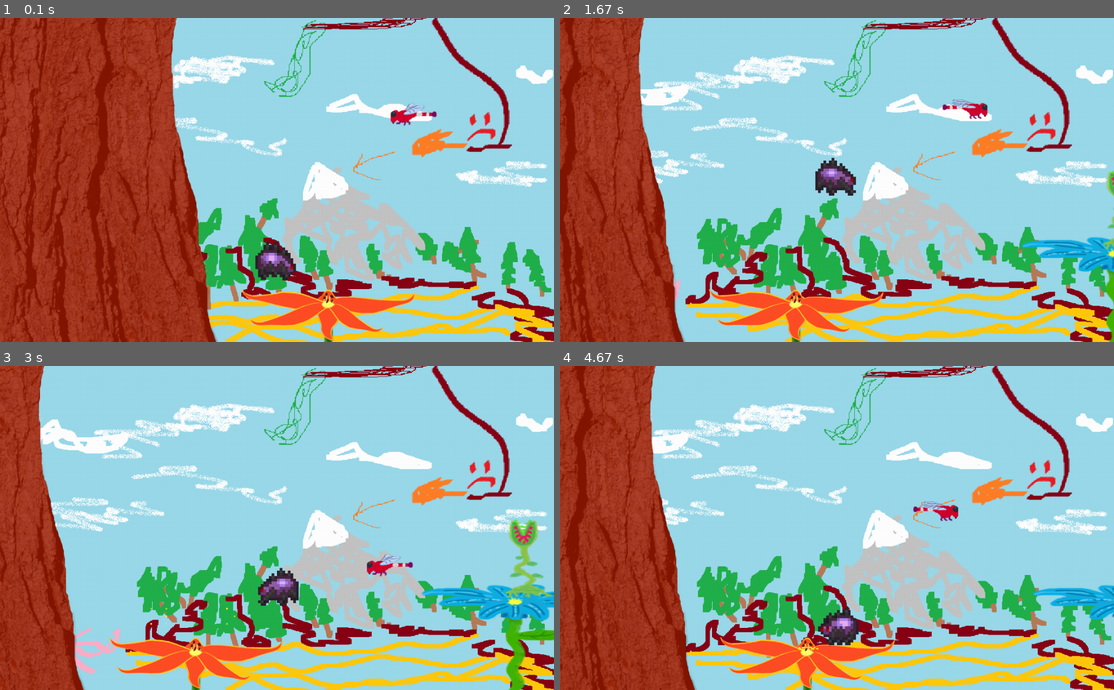
Above: before the commit, frames 1-4 (two rows, left to right).
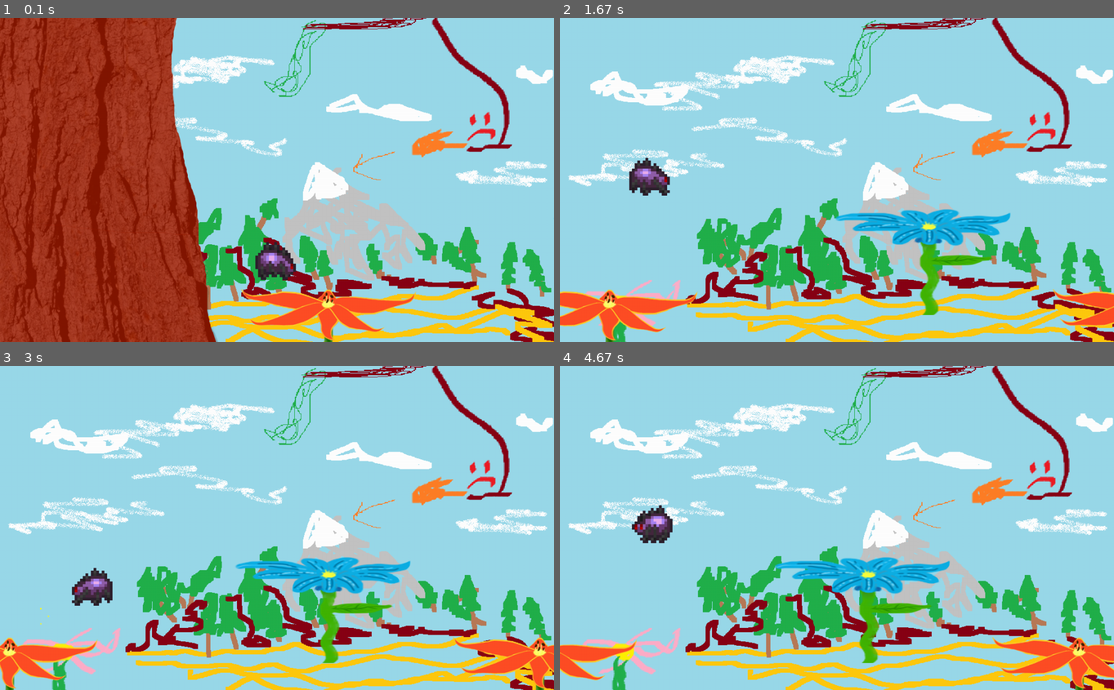
Above: after the commit, the same moments.

Repository: SwampWood/PyGame-shit
Game: pygame game, started from main.py
Two runs of this game, one before a commit and one after it. Both use one fixed random seed, a clock stepped at 60 frames per second and the inputs below.
Inputs (mouse positions are in pixels of both pictures, inside the frame that each line leads up to):
- Up to frame 1 (0.1 s): no input
- Up to frame 2 (1.67 s): hold B 0.33-0.8 s; hold D 0.33-0.8 s; tap B at 0.83 s; hold D 1.17-1.63 s; tap Space at 1.23, 1.53 s
- Up to frame 3 (3 s): right-click (105, 602) at 1.72 s; hold D 2-2.47 s; move the mouse to (360, 414) at 2.03 s; tap Space at 2.07, 2.37, 2.57, 2.87 s; hold A from 2.5 s (still down)
- Up to frame 4 (4.67 s): release A at 3.03 s; hold A 3.07-3.47 s; tap Space at 3.13, 3.43, 3.57, 3.87, 4.23, 4.53 s; hold D 3.5-4.13 s; hold A 4.17-4.63 s

The runs differ from the first frame. In frame 1, 0.3% of the frame differs, in the area x 70-79%, y 26-34%; in frame 2, 26%; in frame 3, 21%; in frame 4, 28%, in the area x 0-100%, y 0-100%.

Commit message:
Камера для босса

Diff:
--- a/main.py
+++ b/main.py
@@ -41,6 +41,7 @@
     # зададим начальный сдвиг камеры
     def __init__(self):
         self.dx = 0
+        self.boss = False
 
     # сдвинуть объект obj на смещение камеры
     def apply(self, obj):
@@ -55,8 +56,18 @@
 
     # позиционировать камеру на объекте target
     def update(self, target):
-        self.dx = -(target.rect.x + target.rect.w // 2 - width // 2)
-        player.save_point[0] += self.dx
+        if not self.boss:
+            self.dx = -(target.rect.x + target.rect.w // 2 - width // 2)
+            player.save_point[0] += self.dx
+        else:
+            self.dx = -(target.rect.x - width // 8)
+            player.save_point[0] += self.dx
+
+    def BossCamTurn(self):
+        if self.boss:
+            self.boss = False
+        else:
+            self.boss = True
 
 
 class Border(pygame.sprite.Sprite):
@@ -588,14 +599,8 @@
     enemy_flower = load_image('VenusFlyTrapAnimation.png')
     TreeBorder()
     FlowerPlatform(20, 500, 1)
-    FlowerPlatform(600, 400, 0)
-    FlowerPlatform(2000, 300, 2)
-    Enemy(750, 280, enemy_flower, 6)
-    TreeBranch(1500, 0, 0)
-    TreeBranch(2500, 0, 1)
-    TreeBranch(3000, 0, 2)
-    FlowerPlatform(1000, 300, 2)
-    Dragonfly(300, 150, [(450, 140, 20), (500, 340, 10), (300, 240, 30), (550, 240, 50), (400, 340, 20)])
+    FlowerPlatform(600, 350, 0)
+    FlowerPlatform(1000, 500, 1)
 
 
 background = load_image("background.png")
@@ -610,6 +615,7 @@
 running = True
 while running:
     for event in pygame.event.get():
+        keys = pygame.key.get_pressed()
         if event.type == pygame.QUIT:
             running = False
         if event.type == pygame.MOUSEBUTTONDOWN and event.button == 3 and not player.webbed and player.web is None:
@@ -630,6 +636,8 @@
             poison_sound.set_volume(0.2)
             poison_sound.play(0)
             Poison(event.pos)
+        if keys[pygame.K_b] and event.type == pygame.KEYDOWN:
+            camera.BossCamTurn()
 
     screen.blit(background, (0, 0))
 
